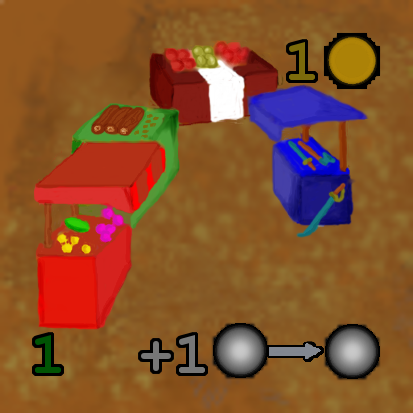
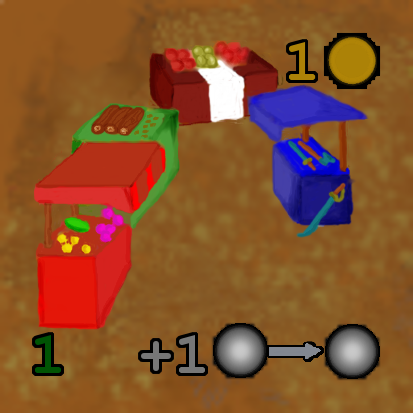
Comparing the layer stacks of the two 413 × 413 images. Changes:
renamed "1 #2" to "1", painted on it over [288,42,316,80]
